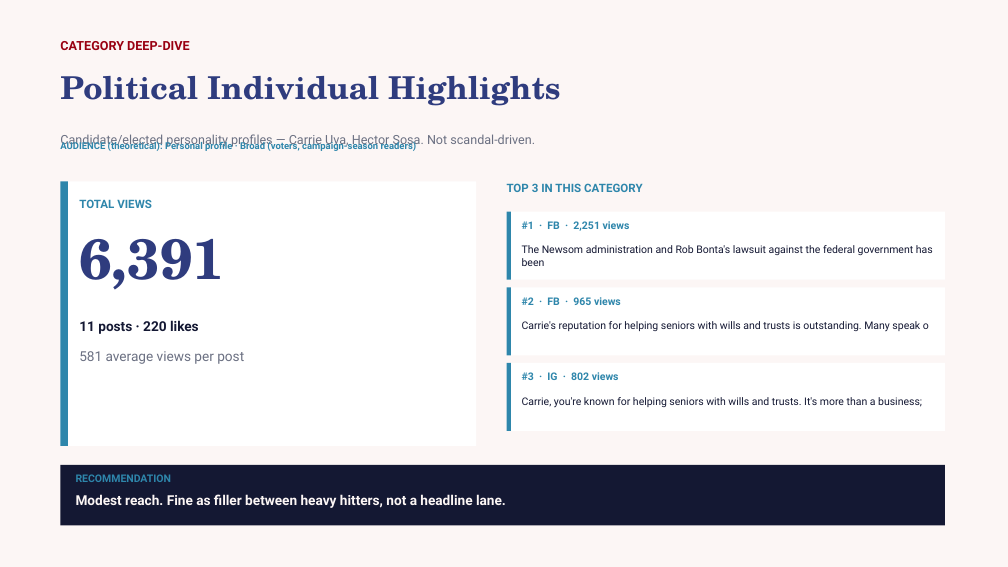
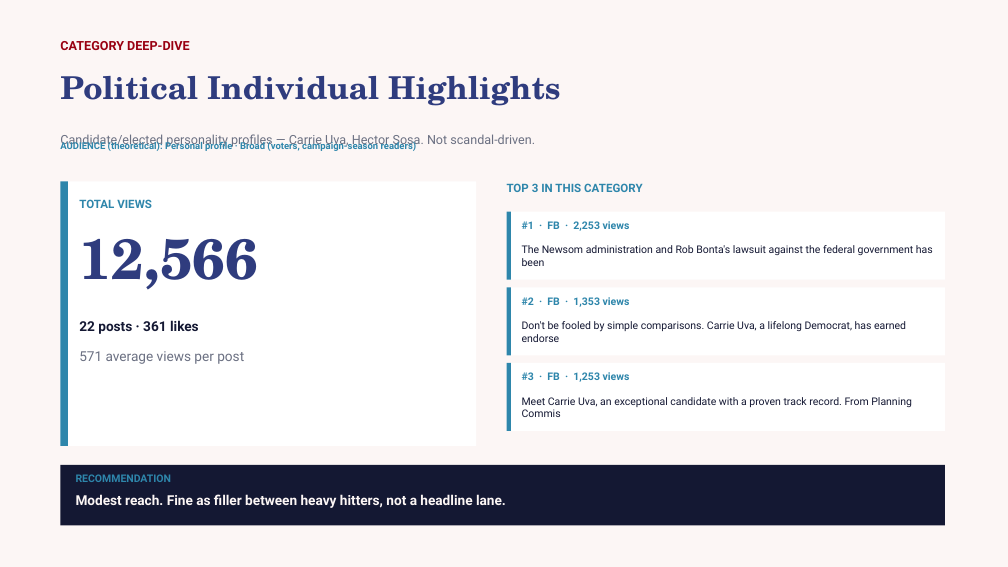
Before and after one commit to zvmmer/talking-downey-kpis, a slide deck: slide 15 of SPONSOR_CONTENT_REPORT.pptx (slide 16 before the commit). Drawn at 1008x567 pixels with LibreOffice and Linux fonts; fonts in the diff are those of the drawing. Boxes give left, top, right and bottom in pixels: in the first picture for what was removed or moved away, otherwise in the second. Text is boxed around its words. In the diff, an @@ line names an element or a change of style, - is before the commit and + after.

```diff
--- a/SPONSOR_CONTENT_REPORT.pptx
+++ b/SPONSOR_CONTENT_REPORT.pptx
@@ text at [79, 239, 257, 290]: text changed @@
-6,391
+12,566
@@ text at [522, 221, 630, 231]: text changed @@
-#1 · FB · 2,251 views
+#1 · FB · 2,253 views
@@ text at [522, 297, 630, 307]: text changed @@
-#2 · FB · 965 views
+#2 · FB · 1,353 views
@@ text at [79, 320, 199, 334]: text changed @@
-11 posts · 220 likes
+22 posts · 361 likes
@@ text at [522, 321, 906, 342]: text changed @@
-Carrie's reputation for helping seniors with wills and trusts is outstanding. Many speak o
+Don't be fooled by simple comparisons. Carrie Uva, a lifelong Democrat, has earned endorse
@@ text at [79, 351, 244, 364]: text changed @@
-581 average views per post
+571 average views per post
@@ text at [522, 372, 630, 382]: text changed @@
-#3 · IG · 802 views
+#3 · FB · 1,253 views
@@ text at [522, 397, 912, 417]: text changed @@
-Carrie, you're known for helping seniors with wills and trusts. It's more than a business;
+Meet Carrie Uva, an exceptional candidate with a proven track record. From Planning Commis
```
Also in this commit, not shown: 12 other slides changed, 5 other files.
